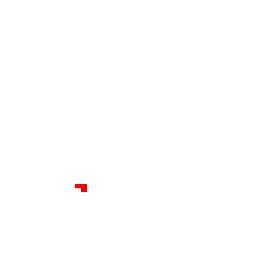
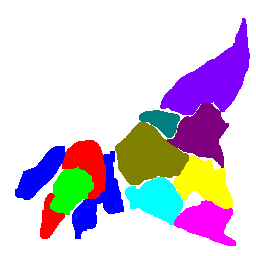
Layers edited between the first and the second (256, 256) image:
showed "levels", painted on it over 15, 18, 250, 246
hid "cover" over 75, 184, 87, 192
